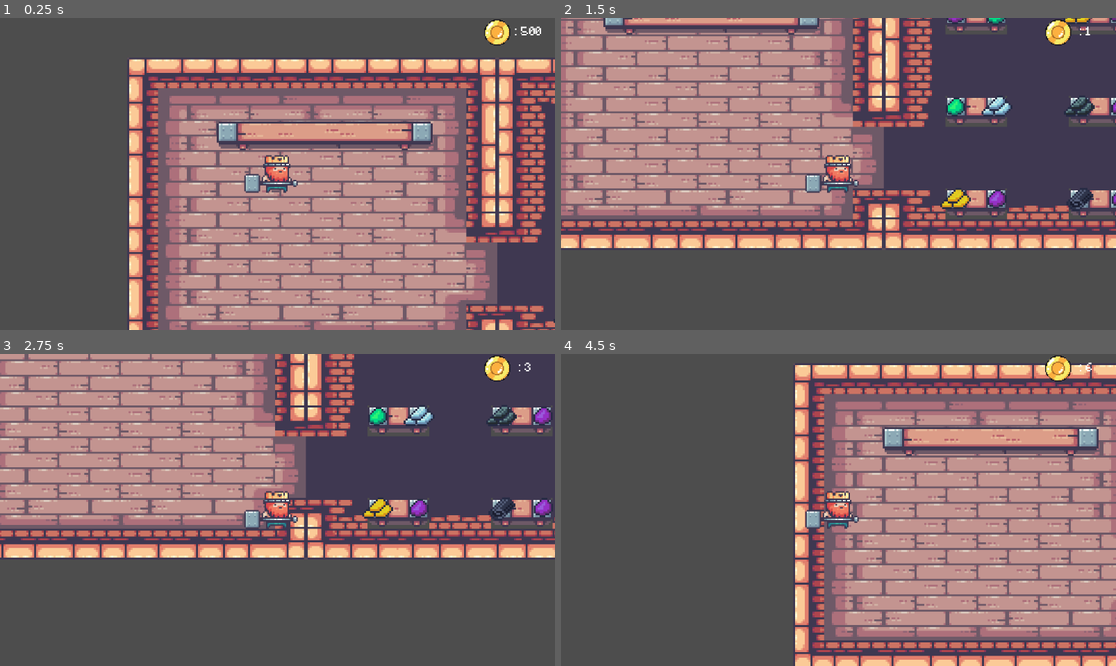
Above: before the commit, frames 1-4 (two rows, left to right).
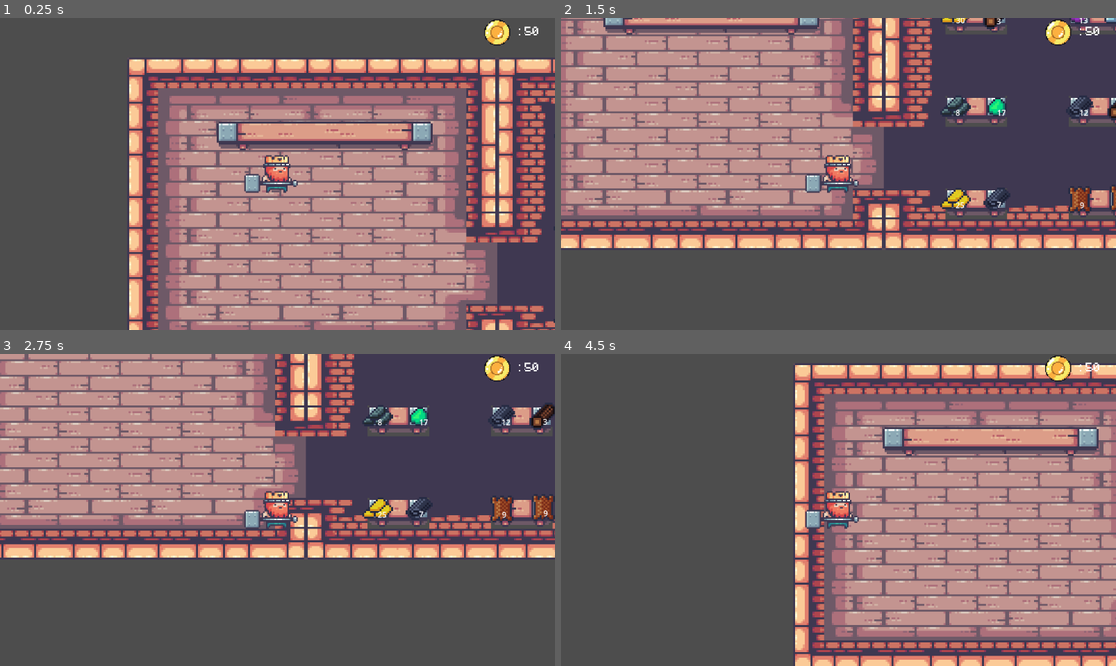
Above: after the commit, the same moments.

Repository: gogolum/GameJam2023
Game: Godot game, scene res://Scene/Main/main_level.tscn
The game is run twice, just before and just after one commit, with the same random seed, the same clock (stepped at 60 frames per second) and the same inputs.
Inputs:
- Up to frame 1 (0.25 s): no input
- Up to frame 2 (1.5 s): tap Enter at 0.5 s; hold D (right) 0.53-1.28 s; tap E (interact) at 0.6 s; tap Space (craft) at 1.25, 1.35 s; hold S (down) from 1.28 s (still down)
- Up to frame 3 (2.75 s): tap E (interact) at 1.55, 2.1 s; tap Enter at 2 s; release S (down) at 2.03 s; hold D (right) from 2.03 s (still down)
- Up to frame 4 (4.5 s): tap Space (craft) at 2.75, 3.6 s; release D (right) at 2.78 s; hold W (up) 2.78-3.53 s; tap E (interact) at 2.85, 3.8, 4.35 s; tap Enter at 3.5 s; hold A (left) from 3.53 s (still down)

The runs differ from the first frame. In frame 1, less than 0.1% of the frame differs, in the area x 92-100%, y 2-68%; in frame 2, 1.5%; in frame 3, 1.6%, in the area x 65-100%, y 2-55%; in frame 4, less than 0.1%.

Commit message:
finalised sell system

Diff:
--- a/Scene/Main/main_level.gd
+++ b/Scene/Main/main_level.gd
@@ -1,16 +1,27 @@
 extends Node2D
 
 var matScene: PackedScene = preload("res://Scene/PickUp/pick_up.tscn")
+var inShop = false
 
 func _ready():
+	Global.coin = 50
 	matShopSpawn()
-
 
 
 func matShopSpawn():
 	for marker in get_tree().get_nodes_in_group("spawnShopMat"):
 		var matShop = matScene.instantiate()
-		print(marker.position)
 		matShop.position = marker.global_position
 		$ItemList.add_child(matShop)
 		pass
+
+
+func _on_shop_area_body_entered(body):
+	inShop = true
+
+func _on_shop_area_area_exited(area):
+	inShop = false
+	if $Entities/Player.Carry :
+		if Global.coin > $Entities/Player.carried.mat_price and !$Entities/Player.carried.isBought:
+			Global.coin -= $Entities/Player.carried.mat_price
+			$Entities/Player.carried.isBought = true
--- a/Scene/Main/main_level.tscn
+++ b/Scene/Main/main_level.tscn
@@ -1427,6 +1427,9 @@
 sources/0 = SubResource("TileSetAtlasSource_23ygp")
 sources/1 = SubResource("TileSetAtlasSource_ir4ot")
 
+[sub_resource type="RectangleShape2D" id="RectangleShape2D_h7bg0"]
+size = Vector2(601, 552)
+
 [node name="MainLevel" type="Node2D"]
 script = ExtResource("1_g1mfv")
 
@@ -1457,6 +1460,12 @@
 
 [node name="Shop" type="Node2D" parent="."]
 
+[node name="Shop_Area" type="Area2D" parent="Shop"]
+
+[node name="CollisionShape2D" type="CollisionShape2D" parent="Shop/Shop_Area"]
+position = Vector2(1070.5, 343)
+shape = SubResource("RectangleShape2D_h7bg0")
+
 [node name="marker" type="Node2D" parent="Shop"]
 
 [node name="spawnPoint1" type="Marker2D" parent="Shop/marker" groups=["spawnShopMat"]]
@@ -1495,3 +1504,6 @@
 
 [node name="spawnPoint12" type="Marker2D" parent="Shop/marker" groups=["spawnShopMat"]]
 position = Vector2(917, 374)
+
+[connection signal="area_exited" from="Shop/Shop_Area" to="." method="_on_shop_area_area_exited"]
+[connection signal="body_entered" from="Shop/Shop_Area" to="." method="_on_shop_area_body_entered"]
--- a/Scene/PickUp/pick_up.gd
+++ b/Scene/PickUp/pick_up.gd
@@ -5,17 +5,21 @@
 
 var spriteId: int
 var names_mat = ["Wood","Leather","Fabric","Coal","Iron","Gold","Amethyst","Emerald","Diamond"]
+var mat_list_prices = [3,6,12,6,12,24,12,24,48]
+var mat_price : float
 var itemLevel: int
 var itemQuality: int
 var itemType : int
 var ismat = true
+var isBought = false
 var frame_counter_item : int
 
 
 func _ready():
 	itemQuality = (randi()% 3) +1
-	spriteId = randi() % 8
+	spriteId = randi() % 9
 	itemLevel = spriteId % 3 + 1
+	mat_price = mat_list_prices[spriteId] + randi_range(-(mat_list_prices[spriteId]/2), mat_list_prices[spriteId]/2)
 	name = names_mat[spriteId]
 	if spriteId < 3:
 		itemType = 1
@@ -27,6 +31,7 @@
 	if ismat == true:
 		itemsprite.visible = false
 		matsprite.visible = true
+		$Price.text = str(mat_price)
 	if ismat == false:
 		$itemSprite2D2.visible = true
 		$matSprite2D.visible = false
--- a/Scene/PickUp/pick_up.tscn
+++ b/Scene/PickUp/pick_up.tscn
@@ -302,3 +302,7 @@
 offset_top = -70.0
 offset_right = 20.0
 offset_bottom = -47.0
+
+[node name="Price" type="Label" parent="."]
+offset_right = 40.0
+offset_bottom = 23.0
--- a/Scene/Player/player.gd
+++ b/Scene/Player/player.gd
@@ -4,6 +4,7 @@
 @onready var animated_sprite = $AnimatedSprite2D
 var canCarry = false
 var Carry = false
+var carried : Area2D
 
 #constant
 const SPEED = 20.0
@@ -20,16 +21,18 @@
 
 	if  Input.is_action_just_pressed("interact"):
 		Carry = false
-		Global.coin +=1
 
 	if canCarry == true and Input.is_action_just_pressed("interact"):
 		Carry = true
 
 	if Carry:
+		if $PickUpDetectArea.get_overlapping_areas()[0].ismat:
+			if !$PickUpDetectArea.get_overlapping_areas()[0].isBought and $PickUpDetectArea.get_overlapping_areas()[0].mat_price > Global.coin:
+				Carry = false
+	if Carry:
 		$PickUpDetectArea.get_overlapping_areas()[0].position = global_position
+		carried = $PickUpDetectArea.get_overlapping_areas()[0]
 		canCarry = false
-
-
 
 
 func _physics_process(delta):
Not shown: 1 places in Scene/Main/main_level.tscn that only renumber resources
